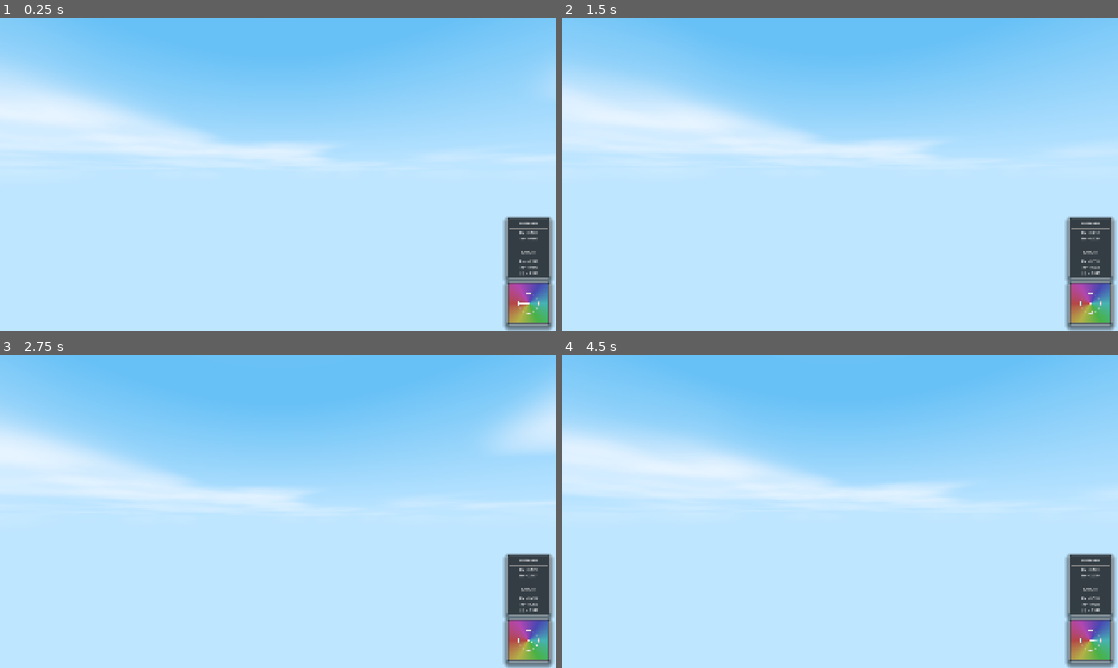
Above: before the commit, frames 1-4 (two rows, left to right).
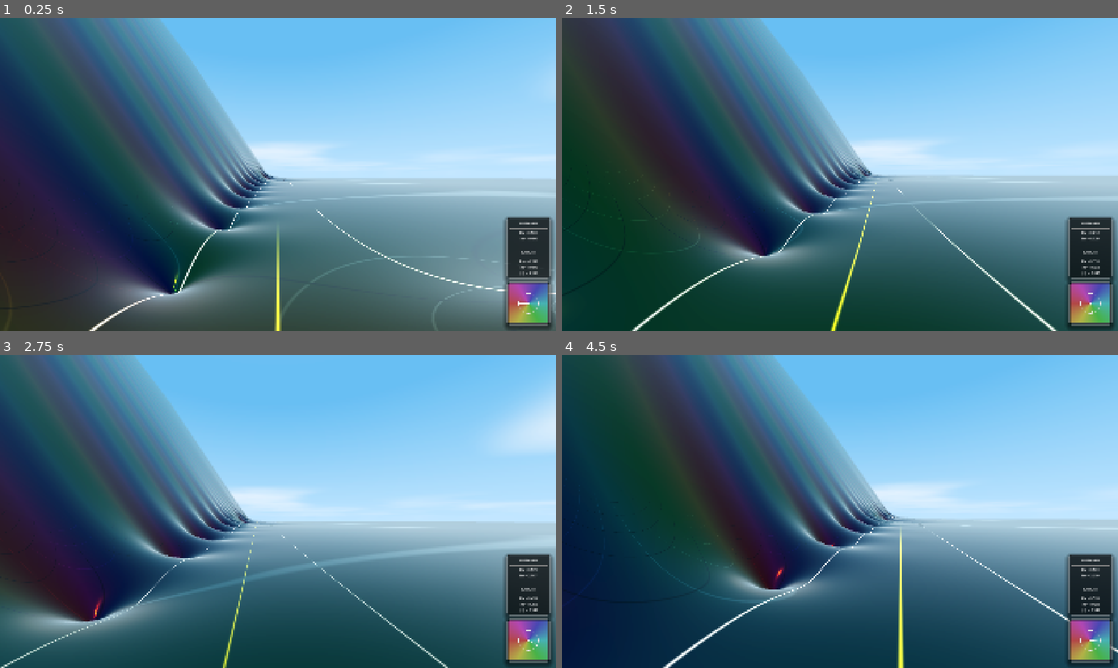
Above: after the commit, the same moments.

Repository: allanino/complex-functions-explorer
Game: Godot game, scene res://scenes/main.tscn
Two runs of this game, one before a commit and one after it. Both use one fixed random seed, a clock stepped at 60 frames per second and the inputs below.
Inputs (mouse positions are in pixels of both pictures, inside the frame that each line leads up to):
- Up to frame 1 (0.25 s): no input
- Up to frame 2 (1.5 s): tap Enter at 0.5 s; move the mouse to (867, 174) at 0.52 s; hold W (move_forward) from 0.53 s (still down); tap G at 0.6 s; tap Space at 0.77 s; move the mouse to (812, 174) at 1.27 s; tap N at 1.35 s
- Up to frame 3 (2.75 s): keep holding W (move_forward); tap Space at 1.52 s; move the mouse to (289, 505) at 2.02 s; tap C at 2.1 s
- Up to frame 4 (4.5 s): keep holding W (move_forward); move the mouse to (834, 517) at 2.77 s; tap Shift at 2.85 s; tap Space at 3.02, 3.77 s; move the mouse to (878, 514) at 3.52 s; hold Ctrl 3.53-4.28 s; move the mouse to (795, 508) at 4.27 s; tap G at 4.35 s

The runs differ from the first frame. In frame 1, 66% of the frame differs, in the area x 0-100%, y 0-100%; in frame 2, 71%; in frame 3, 64%; in frame 4, 72%.
Error before the commit: Parse Error: Variable "day_night_cycle_duration" has the same name as a previously declared variable. (res://scripts/world_manager.gd:25)

Commit message:
Fix duplicated var

Diff:
--- a/scripts/world_manager.gd
+++ b/scripts/world_manager.gd
@@ -6,7 +6,6 @@
 
 var chunks = {}
 var _last_field_state = {}
-var day_night_cycle_duration = 500.0;
 
 var LOD_SUBS = [] # This will be set in code
 var _lod_mesh_cache = {}
